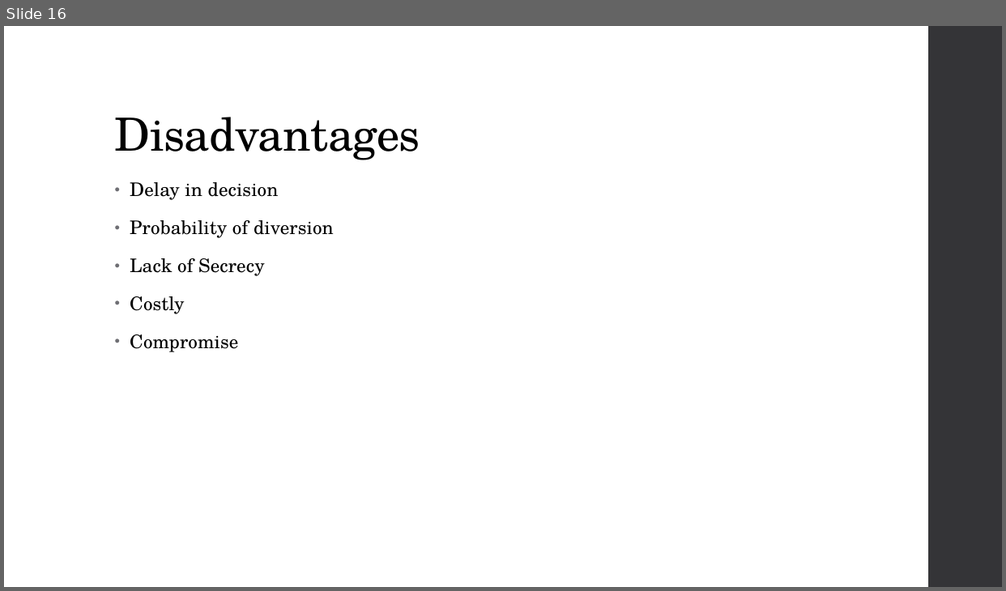
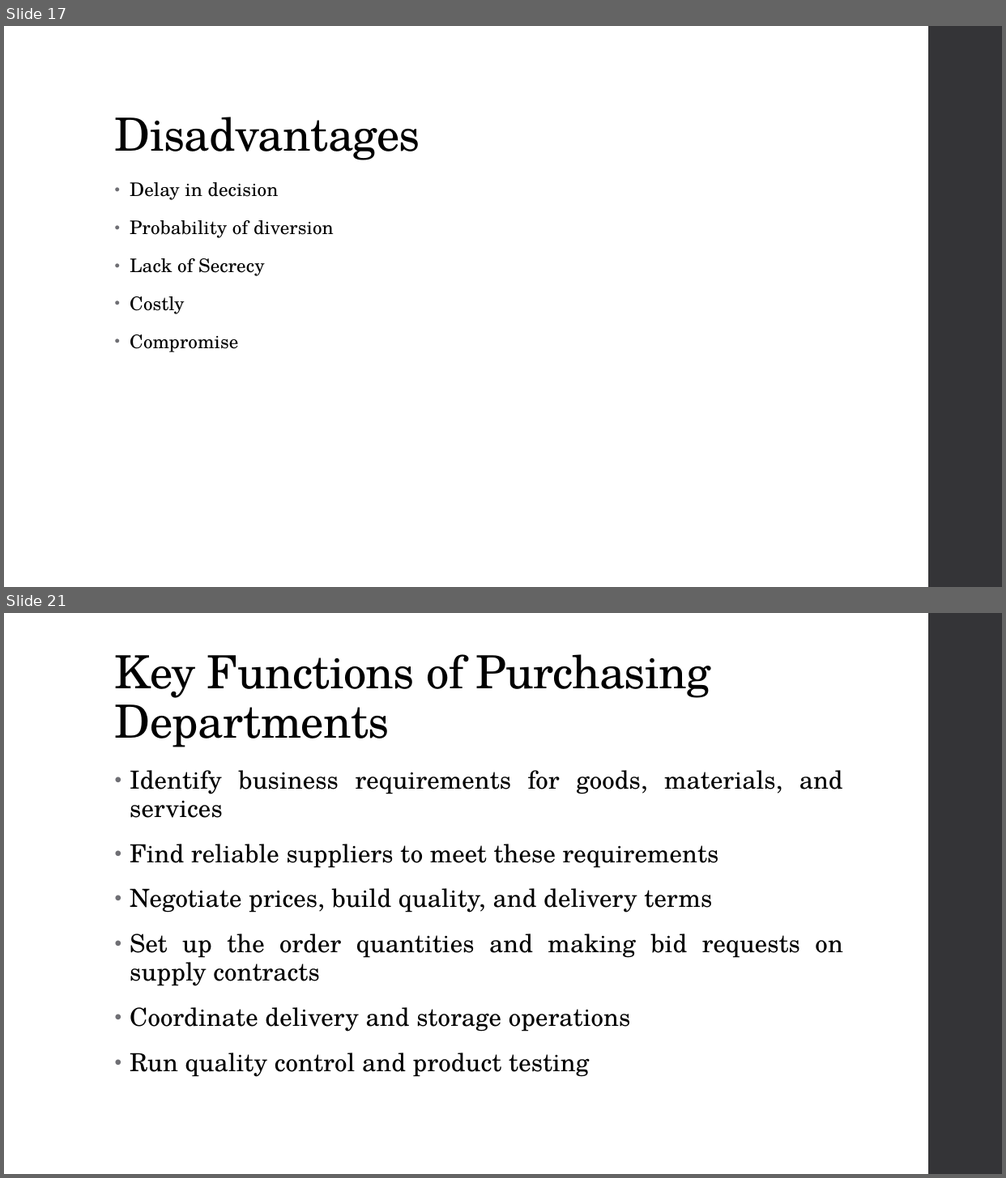
Before and after one commit to sujanW0W/MajorProject, a slide deck: Presentation3.pptx. Shown one above the other, each under a label of ours: slide 16 before the commit, slides 17 and 21 after it; the slides between them are not shown. The pictures are 1006x591 and 1006x1178 pixels, drawn with LibreOffice and Linux fonts; fonts in the diff are those of the drawing. Boxes give left, top, right and bottom in pixels: in the first picture for what was removed or moved away, otherwise in the second. Text is boxed around its words. In the diff, an @@ line names an element or a change of style, - is before the commit and + after.

Commit message:
Added Purchasing slides

```diff
--- a/Presentation3.pptx
+++ b/Presentation3.pptx
@@ slide 21 added at <box>4,613,1002,1174</box>, background #FFFFFF; not listed: 1 template element that a slide beside it also shows @@
@@ title added at <box>115,654,710,747</box>, 44 pt, text #000000 @@
+Key Functions of Purchasing Departments
@@ text added at <box>130,770,843,1077</box>, 24 pt, text #000000 @@
+• Identify business requirements for goods, materials, and services
+• Find reliable suppliers to meet these requirements
+• Negotiate prices, build quality, and delivery terms
+• Set up the order quantities and making bid requests on supply contracts
+• Coordinate delivery and storage operations
+• Run quality control and product testing
@@ what was slide 16 is now slide 17 @@
```
Also in this commit, not shown: 9 other slides added.
